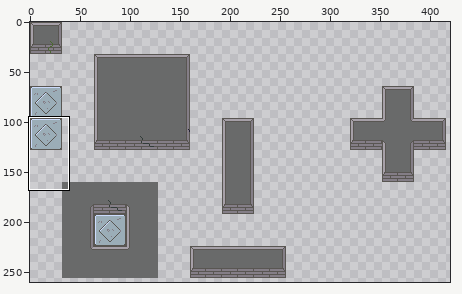
Two states of a pixel-art file, rogue/archive/tiles.aseprite. Above: a wide view before the commit, with the close-up outlined.
Close-up. Earlier state:
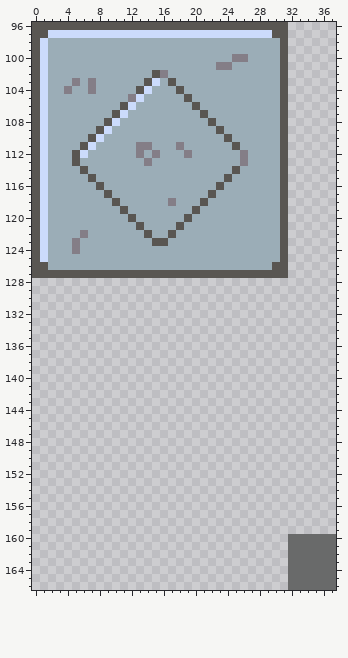
512x512 pixels, 1 frame. Shown: x 0..37, y 96..166. The wide view leaves out empty margins.
The same view after the edit:
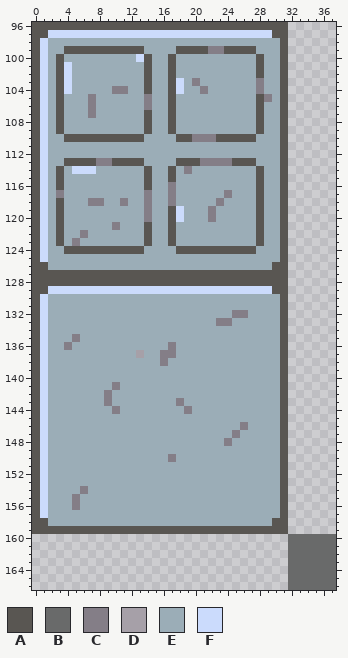
Palette (. is transparent): A #595652  B #696a6a  C #847e87  D #a6a0a8  E #9badb7  F #cbdbfc
Change:
@@ x 0..37 @@
  98 AFEEEEEEEEEEEEEEEEEEEEEEEEEEEEEA......
- 99 AFEEEEEEEEEEEEEEEEEEEEEEEEEEEEEA......
-100 AFEEEEEEEEEEEEEEEEEEEEEEECCEEEEA......
-101 AFEEEEEEEEEEEEEEEEEEEEECCEEEEEEA......
-102 AFEEEEEEEEEEEEEACEEEEEEEEEEEEEEA......
-103 AFEEECECEEEEEEAFEAEEEEEEEEEEEEEA......
-104 AFEECEECEEEEEAFEEEAEEEEEEEEEEEEA......
-105 AFEEEEEEEEEECFEEEEEAEEEEEEEEEEEA......
-106 AFEEEEEEEEEAFEEEEEEEAEEEEEEEEEEA......
-107 AFEEEEEEEEAFEEEEEEEEEAEEEEEEEEEA......
-108 AFEEEEEEEAFEEEEEEEEEEEAEEEEEEEEA......
-109 AFEEEEEEAFEEEEEEEEEEEEEAEEEEEEEA......
-110 AFEEEEEAFEEEEEEEEEEEEEEEAEEEEEEA......
-111 AFEEEEAFEEEEECCEEECEEEEEEAEEEEEA......
-112 AFEEEAFEEEEEECECEEECEEEEEECEEEEA......
-113 AFEEEAEEEEEEEECEEEEEEEEEEECEEEEA......
-114 AFEEEEAEEEEEEEEEEEEEEEEEEAEEEEEA......
-115 AFEEEEEAEEEEEEEEEEEEEEEEAEEEEEEA......
-116 AFEEEEEEAEEEEEEEEEEEEEEAEEEEEEEA......
-117 AFEEEEEEEAEEEEEEEEEEEEAEEEEEEEEA......
-118 AFEEEEEEEEAEEEEEECEEEAEEEEEEEEEA......
-119 AFEEEEEEEEEAEEEEEEEEAEEEEEEEEEEA......
-120 AFEEEEEEEEEEAEEEEEEAEEEEEEEEEEEA......
-121 AFEEEEEEEEEEEAEEEEAEEEEEEEEEEEEA......
-122 AFEEEECEEEEEEEAEEAEEEEEEEEEEEEEA......
-123 AFEEECEEEEEEEEEAAEEEEEEEEEEEEEEA......
-124 AFEEECEEEEEEEEEEEEEEEEEEEEEEEEEA......
+ 99 AFEEAAAAAAAAAAEEEEAAAACCAAAAEEEA......
+100 AFEAEEEEEEEEEFAEEAEEEEEEEEEEAEEA......
+101 AFEAFEEEEEEEEEAEEAEEEEEEEEEEAEEA......
+102 AFEAFEEEEEEEEEAEEAEEEEEEEEEEAEEA......
+103 AFEAFEEEEEEEEEAEEAFECEEEEEEECEEA......
+104 AFEAFEEEEECCEEAEEAFEECEEEEEECEEA......
+105 AFEAEEECEEEEEECEEAEEEEEEEEEEACEA......
+106 AFEAEEECEEEEEECEEAEEEEEEEEEEAEEA......
+107 AFEAEEECEEEEEEAEEAEEEEEEEEEEAEEA......
+108 AFEAEEEEEEEEEEAEEAEEEEEEEEEEAEEA......
+109 AFEAEEEEEEEEEEAEEAEEEEEEEEEEAEEA......
+110 AFEEAAAAAAAAAAEEEEAACCCAAAAAEEEA......
+111 AFEEEEEEEEEEEEEEEEEEEEEEEEEEEEEA......
+112 AFEEEEEEEEEEEEEEEEEEEEEEEEEEEEEA......
+113 AFEEAAAACCAAAAEEEEAAACCCCAAAEEEA......
+114 AFEAEFFFEEEEEEAEEAECEEEEEEEEAEEA......
+115 AFEAEEEEEEEEEEAEEAEEEEEEEEEEAEEA......
+116 AFEAEEEEEEEEEEAEECEEEEEEEEEEAEEA......
+117 AFECEEEEEEEEEECEECEEEEEECEEEAEEA......
+118 AFEAEEECCEECEECEECEEEEECEEEEAEEA......
+119 AFEAEEEEEEEEEECEEAFEEECEEEEEAEEA......
+120 AFEAEEEEEEEEEECEEAFEEECEEEEEAEEA......
+121 AFEAEEEEEECEEEAEEAEEEEEEEEEEAEEA......
+122 AFEAEECEEEEEEEAEEAEEEEEEEEEEAEEA......
+123 AFEAECEEEEEEEEAEEAEEEEEEEEEEAEEA......
+124 AFEEAAAAAAAAAAEEEEAAAAAAAAAAEEEA......
 125 AFEEEEEEEEEEEEEEEEEEEEEEEEEEEEEA......
@@ x 0..37 @@
 127 AAAAAAAAAAAAAAAAAAAAAAAAAAAAAAAA......
-128 ......................................
-129 ......................................
-130 ......................................
-131 ......................................
-132 ......................................
-133 ......................................
-134 ......................................
-135 ......................................
-136 ......................................
-137 ......................................
-138 ......................................
-139 ......................................
-140 ......................................
-141 ......................................
-142 ......................................
-143 ......................................
-144 ......................................
-145 ......................................
-146 ......................................
-147 ......................................
-148 ......................................
-149 ......................................
-150 ......................................
-151 ......................................
-152 ......................................
-153 ......................................
-154 ......................................
-155 ......................................
-156 ......................................
-157 ......................................
-158 ......................................
-159 ......................................
+128 AAAAAAAAAAAAAAAAAAAAAAAAAAAAAAAA......
+129 AAFFFFFFFFFFFFFFFFFFFFFFFFFFFFAA......
+130 AFEEEEEEEEEEEEEEEEEEEEEEEEEEEEEA......
+131 AFEEEEEEEEEEEEEEEEEEEEEEEEEEEEEA......
+132 AFEEEEEEEEEEEEEEEEEEEEEEECCEEEEA......
+133 AFEEEEEEEEEEEEEEEEEEEEECCEEEEEEA......
+134 AFEEEEEEEEEEEEEEEEEEEEEEEEEEEEEA......
+135 AFEEECEEEEEEEEEEEEEEEEEEEEEEEEEA......
+136 AFEECEEEEEEEEEEEECEEEEEEEEEEEEEA......
+137 AFEEEEEEEEEEEDEECCEEEEEEEEEEEEEA......
+138 AFEEEEEEEEEEEEEECEEEEEEEEEEEEEEA......
+139 AFEEEEEEEEEEEEEEEEEEEEEEEEEEEEEA......
+140 AFEEEEEEEEEEEEEEEEEEEEEEEEEEEEEA......
+141 AFEEEEEEEECEEEEEEEEEEEEEEEEEEEEA......
+142 AFEEEEEEECEEEEEEEEEEEEEEEEEEEEEA......
+143 AFEEEEEEECEEEEEEEECEEEEEEEEEEEEA......
+144 AFEEEEEEEECEEEEEEEECEEEEEEEEEEEA......
+145 AFEEEEEEEEEEEEEEEEEEEEEEEEEEEEEA......
+146 AFEEEEEEEEEEEEEEEEEEEEEEEECEEEEA......
+147 AFEEEEEEEEEEEEEEEEEEEEEEECEEEEEA......
+148 AFEEEEEEEEEEEEEEEEEEEEEECEEEEEEA......
+149 AFEEEEEEEEEEEEEEEEEEEEEEEEEEEEEA......
+150 AFEEEEEEEEEEEEEEECEEEEEEEEEEEEEA......
+151 AFEEEEEEEEEEEEEEEEEEEEEEEEEEEEEA......
+152 AFEEEEEEEEEEEEEEEEEEEEEEEEEEEEEA......
+153 AFEEEEEEEEEEEEEEEEEEEEEEEEEEEEEA......
+154 AFEEEECEEEEEEEEEEEEEEEEEEEEEEEEA......
+155 AFEEECEEEEEEEEEEEEEEEEEEEEEEEEEA......
+156 AFEEECEEEEEEEEEEEEEEEEEEEEEEEEEA......
+157 AFEEEEEEEEEEEEEEEEEEEEEEEEEEEEEA......
+158 AAEEEEEEEEEEEEEEEEEEEEEEEEEEEEAA......
+159 AAAAAAAAAAAAAAAAAAAAAAAAAAAAAAAA......
 160 ................................BBBBBB
Where, in picture pixels (left, top, right, bottom), the same in both close-ups:
changed: (32, 46, 288, 534)
